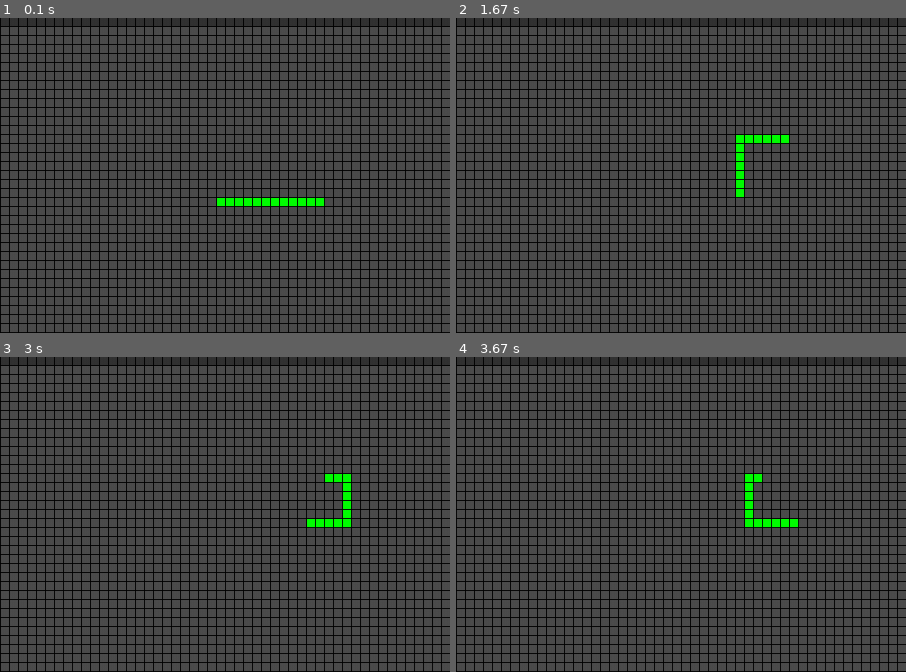
Above: before the commit, frames 1-4 (two rows, left to right).
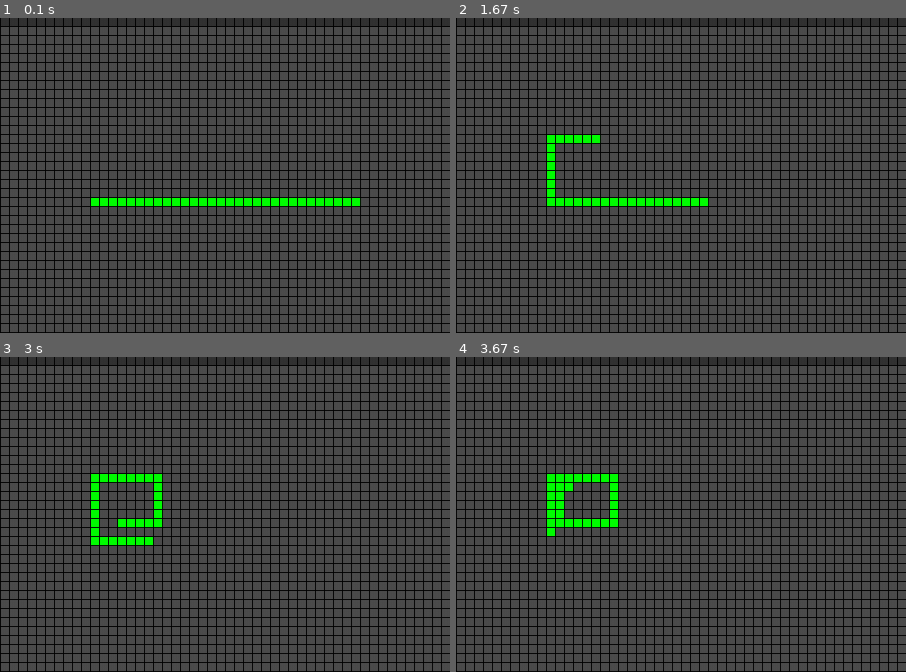
Above: after the commit, the same moments.

Repository: hsadler/learn-pygame
Game: pygame game, started from my_games/snake/snake.py
Two runs of this game, one before a commit and one after it. Both use one fixed random seed, a clock stepped at 60 frames per second and the inputs below.
Inputs:
- Up to frame 1 (0.1 s): no input
- Up to frame 2 (1.67 s): hold Right 0.33-0.8 s; hold Up 0.83-1.3 s; hold Right from 1.33 s (still down)
- Up to frame 3 (3 s): release Right at 1.8 s; hold Down 2.4-2.7 s; hold Left from 2.73 s (still down)
- Up to frame 4 (3.67 s): release Left at 3.13 s; hold Up 3.17-3.53 s; hold Right from 3.57 s (still down)
The pictures show only the part of the screen within x 44-94%, y 0-50%; the shares and areas given below are measured in that part.

The runs differ from the first frame. In frame 1, 0.8% of the frame differs, in the area x 20-80%, y 57-60%; in frame 2, 1.9%, in the area x 20-74%, y 37-60%; in frame 3, 1.9%; in frame 4, 1.9%.

Commit message:
add collision detection for game snake and walls

Diff:
--- a/my_games/snake/lib/business/game.py
+++ b/my_games/snake/lib/business/game.py
@@ -25,10 +25,11 @@
 				if event.key == game.pygame.K_ESCAPE or event.unicode == 'q':
 					game.running = False
 
-		# move the snake
+		# get current head
 		head = snake.get_head()
 		new_head = None
 		direction = cls.get_direction_from_user_input(game=game)
+		# get new snake head from user input direction
 		if direction is not None:
 			new_head = grid.get_adjacent_block_from_block(
 				block=head,
@@ -36,10 +37,17 @@
 			)
 		removed_tail_model = None
 		if new_head is not None:
-			removed_tail_model = snake.move_snake(
-				new_head=new_head,
-				remove_tail=True
+			# check for collision
+			collision = grid.check_collision(
+				add=[ new_head ],
+				remove=[] # TODO: deal with tail removal later
 			)
+			if not collision:
+				# move the snake
+				removed_tail_model = snake.move_snake(
+					new_head=new_head,
+					remove_tail=True
+				)
 
 		# update occupied grid blocks
 		to_add = []
@@ -51,10 +59,7 @@
 			removed_tail_model.draw()
 			removed_tail_model.update()
 			to_remove.append(removed_tail_model)
-		grid.update_occupied_blocks(
-			add=to_add,
-			remove=to_remove
-		)
+		grid.update_occupied_blocks(add=to_add, remove=to_remove)
 
 		# do full update (until optimized)
 		game.pygame.display.update()
--- a/my_games/snake/lib/model/block.py
+++ b/my_games/snake/lib/model/block.py
@@ -24,10 +24,10 @@
 			surface=surface,
 			parent=parent,
 			x_pos=x_pos,
-			y_pos=y_pos
+			y_pos=y_pos,
+			collidable=collidable
 		)
 		self.grid_index = grid_index
-		self.collidable = collidable
 		self.color = color
 		self.stroke_color = stroke_color
 		self.stroke_width = stroke_width
@@ -45,12 +45,6 @@
 
 	def get_grid_index(self):
 		return self.grid_index
-
-	def set_collidable(self, prop_val=False):
-		self.collidable = prop_val
-
-	def get_collidable(self):
-		return self.collidable
 
 	def set_appearance(self, color, stroke_color, stroke_width):
 		self.set_color(color)
@@ -75,8 +69,13 @@
 	def get_stroke_width(self):
 		return self.stroke_width
 
+	def get_string_formatted_grid_index(self):
+		x, y = self.get_grid_index()
+		return "x={0}__y={1}".format(x, y)
+
 	def inspect(self):
 		print({
 			'rect':	self.get_pos_rect(),
-			'pos': [self.x, self.y]
+			'pos': [self.x, self.y],
+			'collidable': self.collidable
 		})
--- a/my_games/snake/lib/model/config.py
+++ b/my_games/snake/lib/model/config.py
@@ -26,7 +26,7 @@
 	GRID_WIDTH_BLOCKS = int(SCREEN_PX_WIDTH / BLOCK_PX_WIDTH)
 	GRID_HEIGHT_BLOCKS = int(SCREEN_PX_HEIGHT / BLOCK_PX_HEIGHT)
 
-	SNAKE_START_LENGTH = 12
+	SNAKE_START_LENGTH = 30
 
 	def __init__(self):
 		self.pygame = pygame
--- a/my_games/snake/lib/model/game_model.py
+++ b/my_games/snake/lib/model/game_model.py
@@ -4,12 +4,13 @@
 
 class GameModel():
 
-	def __init__(self, game, surface, parent, x_pos, y_pos):
+	def __init__(self, game, surface, parent, x_pos, y_pos, collidable=False):
 		self.game = game
 		self.surface = surface
 		self.parent = parent
 		self.x = x_pos
 		self.y = y_pos
+		self.collidable = collidable
 
 	def move(self, x_amount, y_amount):
 		self.x += x_amount
@@ -25,3 +26,9 @@
 				self.y + self.surface.get_height() / 2
 			)
 		)
+
+	def set_collidable(self, val):
+		self.collidable = val
+
+	def get_collidable(self):
+		return self.collidable
--- a/my_games/snake/lib/model/game_model_list.py
+++ b/my_games/snake/lib/model/game_model_list.py
@@ -15,9 +15,12 @@
 		self.game_models = game_models
 		self.collidable = collidable
 		self.block_color = block_color
+		for model in self.game_models:
+			model.set_collidable(self.collidable)
 
 	def add_game_model(self, game_model):
 		self.game_models.append(game_model)
+		game_model.set_collidable(self.collidable)
 
 	def get_game_models(self):
 		return self.game_models
--- a/my_games/snake/lib/model/grid.py
+++ b/my_games/snake/lib/model/grid.py
@@ -108,7 +108,29 @@
 		return top_blocks + bottom_blocks + left_blocks + right_blocks
 
 	def update_occupied_blocks(self, add=[], remove=[]):
-		pass
+		for block in add:
+			block_key = block.get_string_formatted_grid_index()
+			self.occupied_blocks[block_key] = block
+		for block in remove:
+			block_key = block.get_string_formatted_grid_index()
+			if block_key in self.occupied_blocks:
+				del self.occupied_blocks[block_key]
+
+	def check_collision(self, add=[], remove=[]):
+		occupied_blocks_copy = dict(self.occupied_blocks)
+		for block in remove:
+			block_key = block.get_string_formatted_grid_index()
+			if block_key in occupied_blocks_copy:
+				del occupied_blocks_copy[block_key]
+		for block in add:
+			block_key = block.get_string_formatted_grid_index()
+			if (
+				block_key in occupied_blocks_copy and
+				block.get_collidable() and
+				occupied_blocks_copy[block_key].get_collidable()
+			):
+				return True
+		return False
 
 	def inspect(self):
 		for block in self.get_game_models():
--- a/my_games/snake/snake.py
+++ b/my_games/snake/snake.py
@@ -43,6 +43,7 @@
 		collidable=True,
 		block_color=config.WALL_BLOCK_COLOR
 	)
+	grid.update_occupied_blocks(add=wall.get_game_models())
 	wall.update()
 
 	# create snake
@@ -53,6 +54,7 @@
 		collidable=True,
 		block_color=config.SNAKE_BLOCK_COLOR
 	)
+	grid.update_occupied_blocks(add=snake.get_game_models())
 	snake.update()
 
 	# initialize with entire display update
